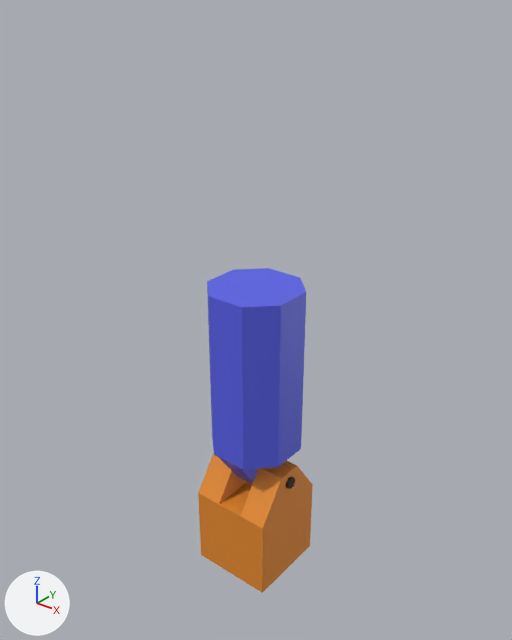
One commit to the Blender file mein-erstes-cg/ding.blend: the scene before it, then after it.
Rendered twice from a camera (50 mm lens) standing at (4.35, -5.44, 6.68) and looking at (-0.05, 0.07, 3.26). Every picture has the same lights, and +X, +Y and +Z are marked at lower left. The picture after the commit comes second.

Objects in the first picture: 'Base', 'UpperArm' and 1 more.
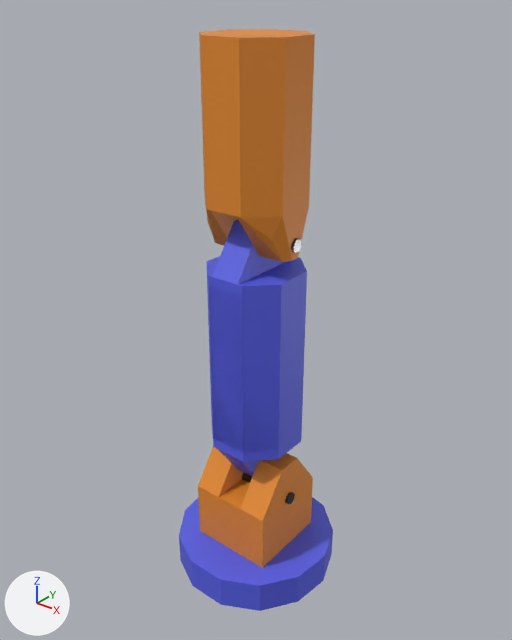
Where the newer file only moved an object's origin or applied its transform, the numbers keep the older frame.

Location of each change, (x1, y1, x2, y2) in pixels of the pictures (512 x 640 px):
'LowerArm', added (orange): after (199, 29, 315, 262)
'UpperArm', reshaped, moved, turned, rescaled: before (207, 268, 306, 484); after (206, 220, 307, 477)
'Base', mesh rescaled, moved: before (198, 453, 313, 593); after (198, 445, 313, 568)
'Cylinder', added (blue): after (179, 497, 333, 611)
'Hinge2', added: after (291, 238, 302, 253)

Diff of the bpy script that builds the scene:
```diff
--- a/mein-erstes-cg/ding.blend.py
+++ b/mein-erstes-cg/ding.blend.py
@@ me_cube @@
 # used by ob_base; location = (0.0, 0.0, 0.5)
-me_cube.from_pydata(...)  # 24 vertices, 22 faces; spans x -0.5..0.5, y -0.5..0.5, z -0.5..1.0
+me_cube.from_pydata(...)  # 24 vertices, 22 faces; spans x -0.5..0.5, y -0.5..0.5, z 0.0..1.44
+# me_cube part 1: the whole mesh is scaled about its middle by (1, 1, 0.96), then moved by (0.0, 0.0, 0.46)
 me_cube.materials.append(mat_material)
@@ me_cube_001 @@
 # used by ob_upperarm; parent = ob_base; location = (0.0, 0.0, 1.35); scale = (1.0, 1.0, 2.0)
-me_cube_001.from_pydata(...)  # 28 vertices, 22 faces; spans x -0.5..0.5, y -0.5..0.5, z -0.075..1.175
+me_cube_001.from_pydata(...)  # 56 vertices, 44 faces; spans x -0.5..0.5, y -0.5..0.5, z -0.15..2.972
+# me_cube_001 part 2: the whole mesh is rebuilt
 me_cube_001.materials.append(mat_material_001)
@@ me_cylinder_004 @@
+me_cylinder_004.from_pydata(...)  # 64 vertices, 34 faces; spans x -0.071..0.071, y -0.071..0.071, z -0.534..0.534
+me_cylinder_004.materials.append(mat_material_002)  # dark grey #575757
@@ me_cube_005 @@
+me_cube_005.from_pydata(...)  # 60 vertices, 54 faces; spans x -0.5..0.5, y -0.5..0.5, z -1.93..0.15
+me_cube_005.materials.append(mat_material)  # orange #e78b2b
@@ me_cylinder_002 @@
+me_cylinder_002.from_pydata(...)  # a 13-sided cylinder along z spanning x -0.97..0.97, y -0.94..0.97, z -0.2..0.2
+me_cylinder_002.materials.append(mat_material_001)  # blue #5961e7
@@ ob_base @@
 ob_base = bpy.data.objects.new('Base', me_cube)
-ob_base.location = (0.0, 0.0, 0.5)
+ob_base.location = (0.0, 0.0, 0.17)
@@ ob_upperarm @@
 ob_upperarm.parent = ob_base
-ob_upperarm.matrix_parent_inverse = Matrix(((1.0, 0.0, 0.0, 0.0), (0.0, 1.0, 0.0, 0.0), (0.0, 0.0, 1.0, -0.5), (0.0, 0.0, 0.0, 1.0)))
-ob_upperarm.location = (0.0, 0.0, 1.35)
-ob_upperarm.scale = (1.0, 1.0, 2.0)
+ob_upperarm.matrix_parent_inverse = Matrix(((1.0, 0.0, 0.0, 0.0), (0.0, 1.0, 0.0, 0.0), (0.0, 0.0, 1.0, -0.166), (0.0, 0.0, 0.0, 1.0)))
+ob_upperarm.location = (0.0, 0.0, 1.457)
+ob_upperarm.rotation_euler = (3.142, 3.142, 0.0)  # degrees (180, 180, 0)
@@ ob_hinge2 @@
+ob_hinge2 = bpy.data.objects.new('Hinge2', me_cylinder_004)
+ob_hinge2.parent = ob_upperarm
+ob_hinge2.matrix_parent_inverse = Matrix(((-1.0, 0.0, 0.0, 0.0), (0.0, -1.0, 0.0, 0.0), (0.0, 0.0, 1.0, -1.457), (0.0, 0.0, 0.0, 1.0)))
+ob_hinge2.location = (0.0, 0.0, 4.278)
+ob_hinge2.rotation_euler = (-3.142, -1.571, 0.0)  # degrees (-180, -90, 0)
@@ ob_lowerarm @@
+ob_lowerarm = bpy.data.objects.new('LowerArm', me_cube_005)
+ob_lowerarm.parent = ob_upperarm
+ob_lowerarm.matrix_parent_inverse = Matrix(((-1.0, 0.0, 0.0, 0.0), (0.0, -1.0, 0.0, 0.0), (0.0, 0.0, 1.0, -1.457), (0.0, 0.0, 0.0, 1.0)))
+ob_lowerarm.location = (0.0, 0.0, 4.278)
+ob_lowerarm.rotation_euler = (3.142, 0.0, 0.0)  # degrees (180, 0, 0)
@@ ob_cylinder @@
+ob_cylinder = bpy.data.objects.new('Cylinder', me_cylinder_002)
+ob_cylinder.location = (0.0, 0.0, 0.2)
```
